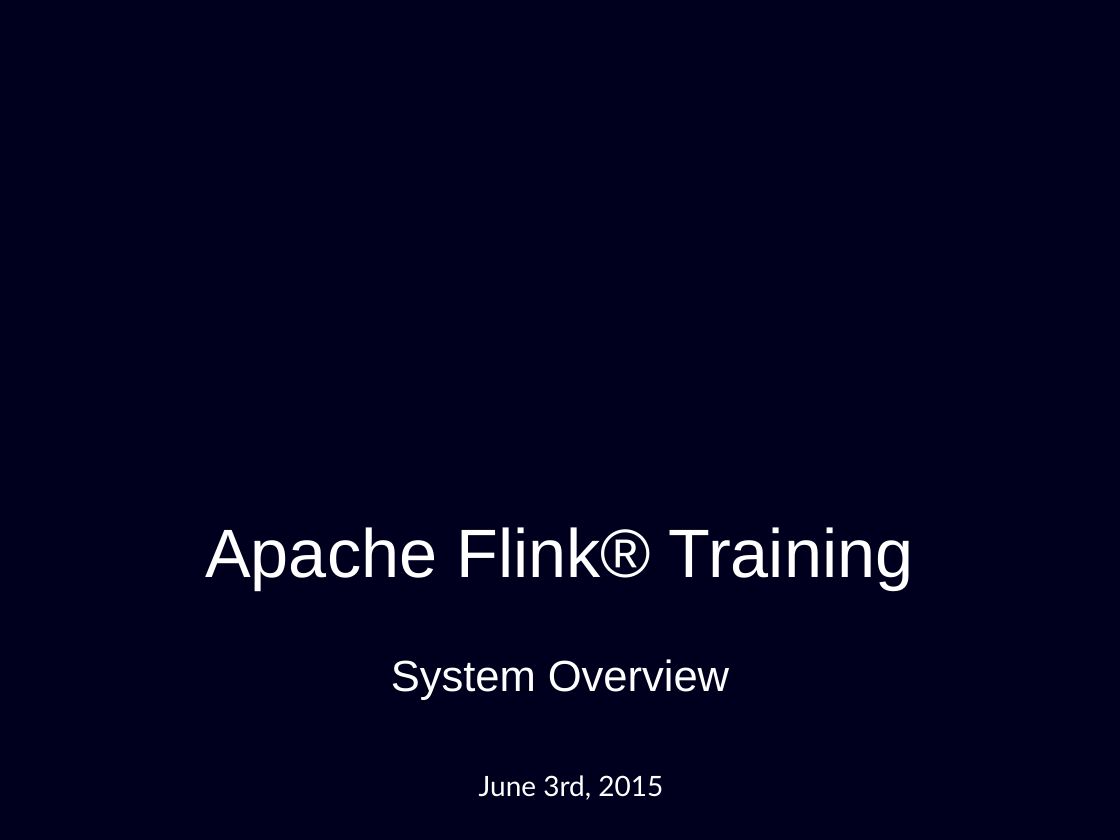
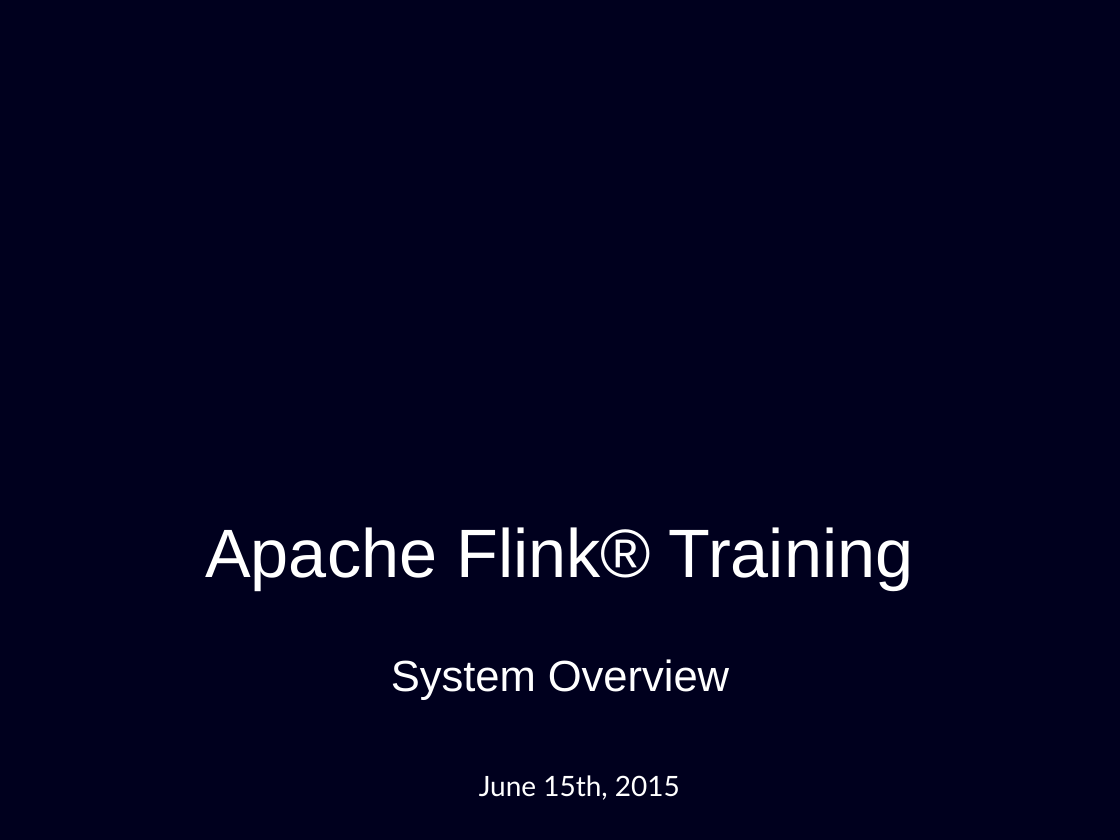
Before and after one commit to dataArtisans/flink-training-web, a slide deck: slide 1 of slides/flink_overview.pptx. Drawn at 1120x840 pixels with LibreOffice and Linux fonts; fonts in the diff are those of the drawing; background and template pictures are left out. Boxes give left, top, right and bottom in pixels: in the first picture for what was removed or moved away, otherwise in the second. Text is boxed around its words. In the diff, an @@ line names an element or a change of style, - is before the commit and + after.

```diff
--- a/slides/flink_overview.pptx
+++ b/slides/flink_overview.pptx
@@ text at (479,775,680,800): text changed @@
-June 3rd, 2015
+June 15th, 2015
```
Also in this commit, not shown: 2 other slides changed.
